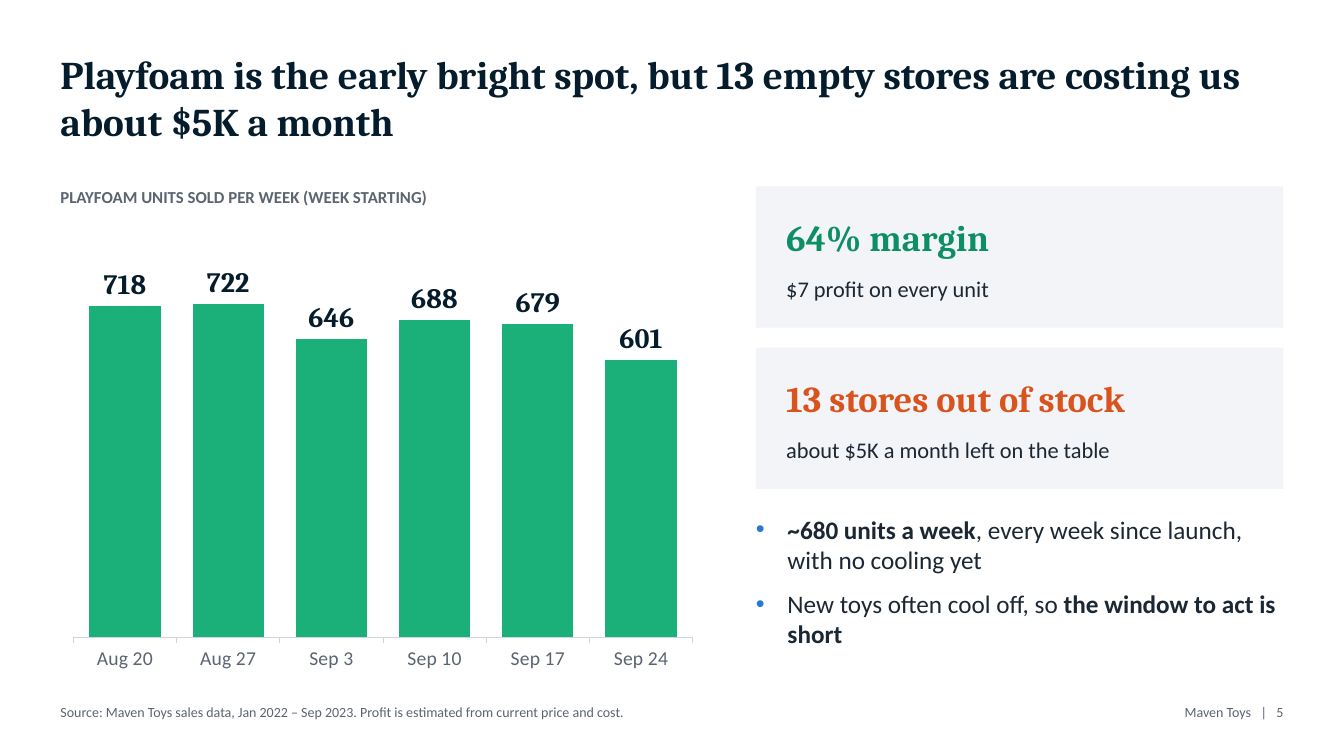
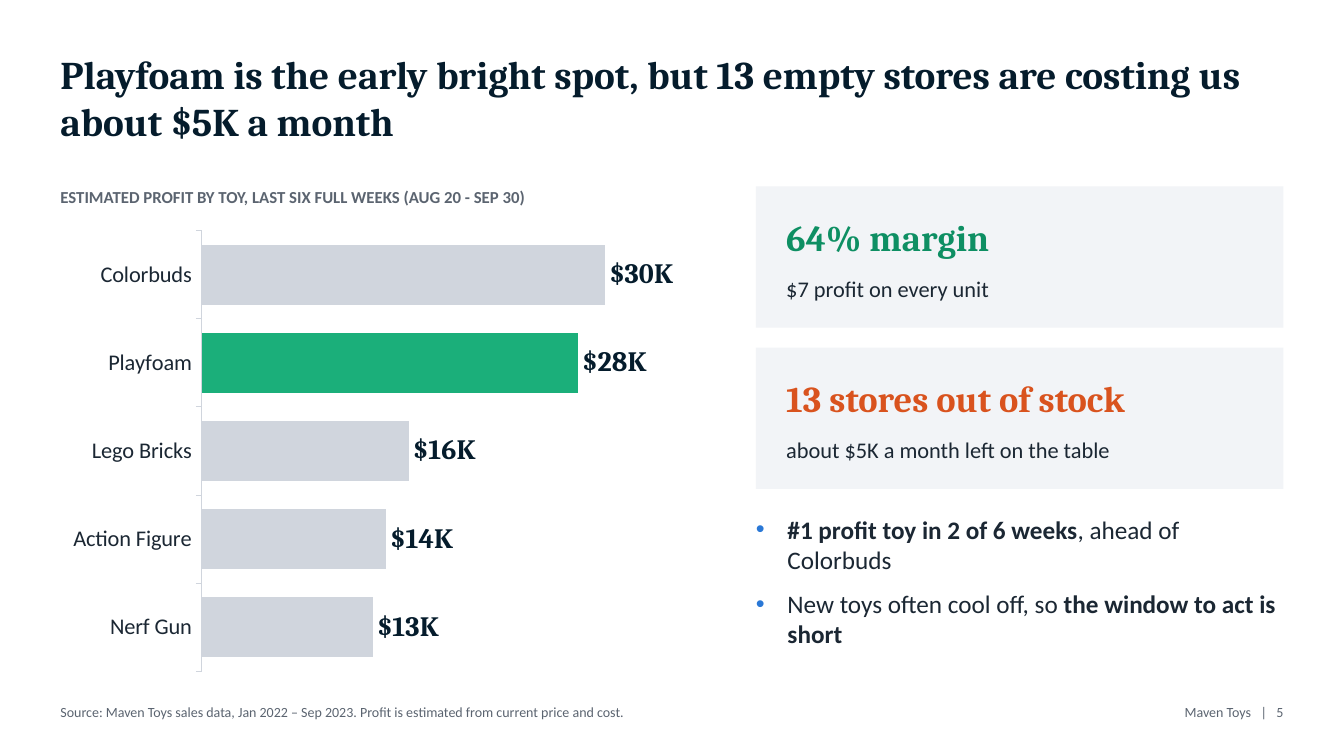
Before and after one commit to surajko9000/maven-toys-ai-analytics, a slide deck: slide 5 of site/deck/Colorbuds_to_Playfoam.pptx. Drawn at 1344x756 pixels with LibreOffice and Linux fonts; fonts in the diff are those of the drawing. Boxes give left, top, right and bottom in pixels: in the first picture for what was removed or moved away, otherwise in the second. Text is boxed around its words. In the diff, an @@ line names an element or a change of style, - is before the commit and + after.

```diff
--- a/site/deck/Colorbuds_to_Playfoam.pptx
+++ b/site/deck/Colorbuds_to_Playfoam.pptx
@@ text at [60,191,525,206]: text changed @@
-PLAYFOAM UNITS SOLD PER WEEK (WEEK STARTING)
+ESTIMATED PROFIT BY TOY, LAST SIX FULL WEEKS (AUG 20 - SEP 30)
@@ column chart at [60,222,706,681] @@
@@ column chart to bar chart @@
-categories: Aug 20, Aug 27, Sep 3, Sep 10, Sep 17, Sep 24
+categories: Colorbuds, Playfoam, Lego Bricks, Action Figure, Nerf Gun
-Series 1: 718, 722, 646, 688, 679, 601
+Series 1: 30000, 28000, 16000, 14000, 13000
@@ colour of Series 1 #1BAF7A to #D0D5DD @@
@@ data labels of Series 1 changed @@
@@ category axis changed @@
@@ value axis changed @@
@@ text at [787,521,1179,569]: text changed; bold on @@
-• ~680 units a week, every week since launch, with no cooling yet
+• #1 profit toy in 2 of 6 weeks, ahead of Colorbuds
```
Also in this commit, not shown: 1 other slide changed, 4 other files.
